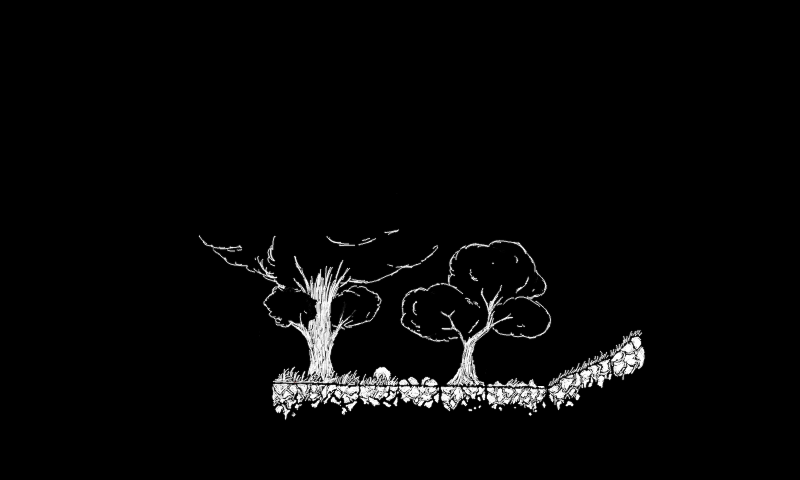
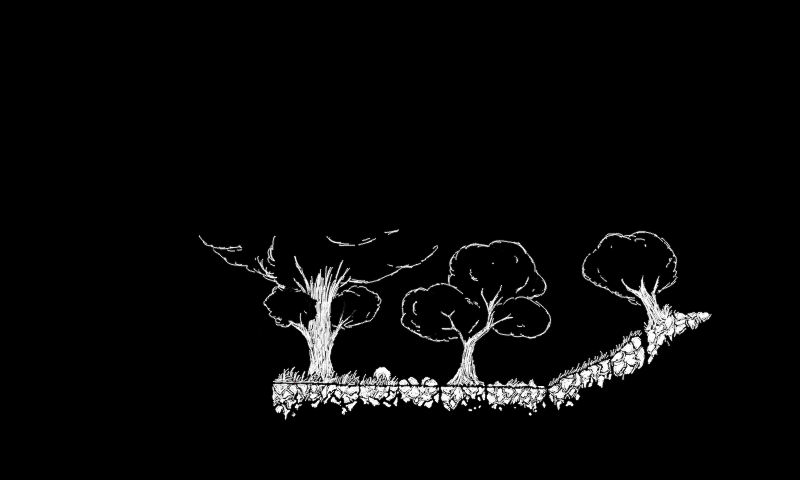
Layers edited between the first and the second w=800, h=480 image:
painted on "Background" over [581, 230, 713, 365]
